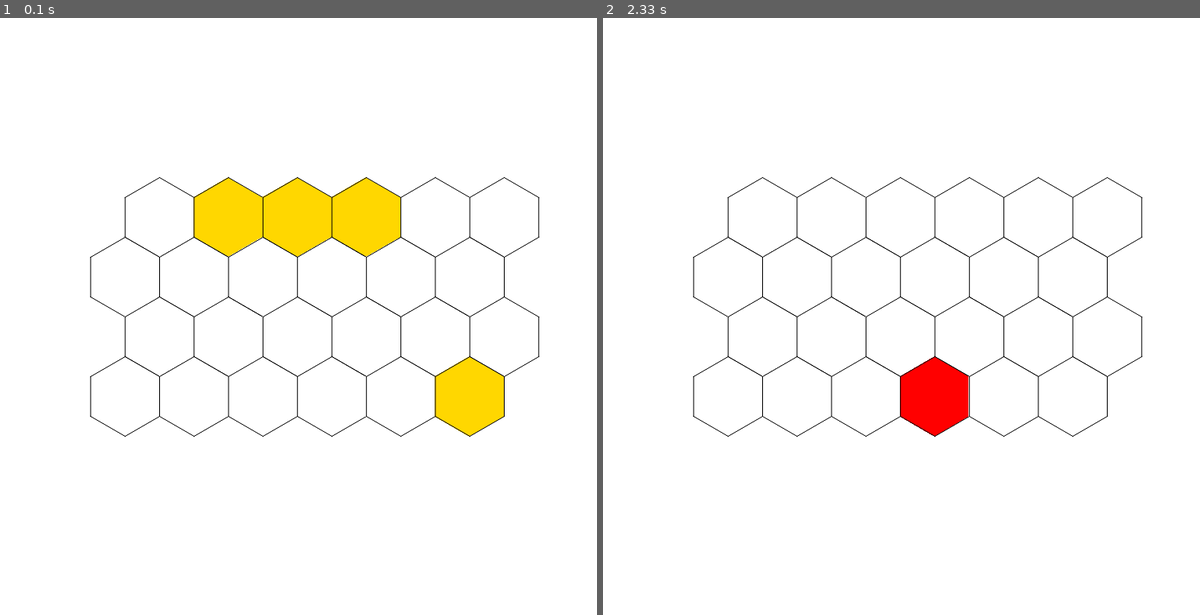
Above: before the commit, frames 1-2 (left to right).
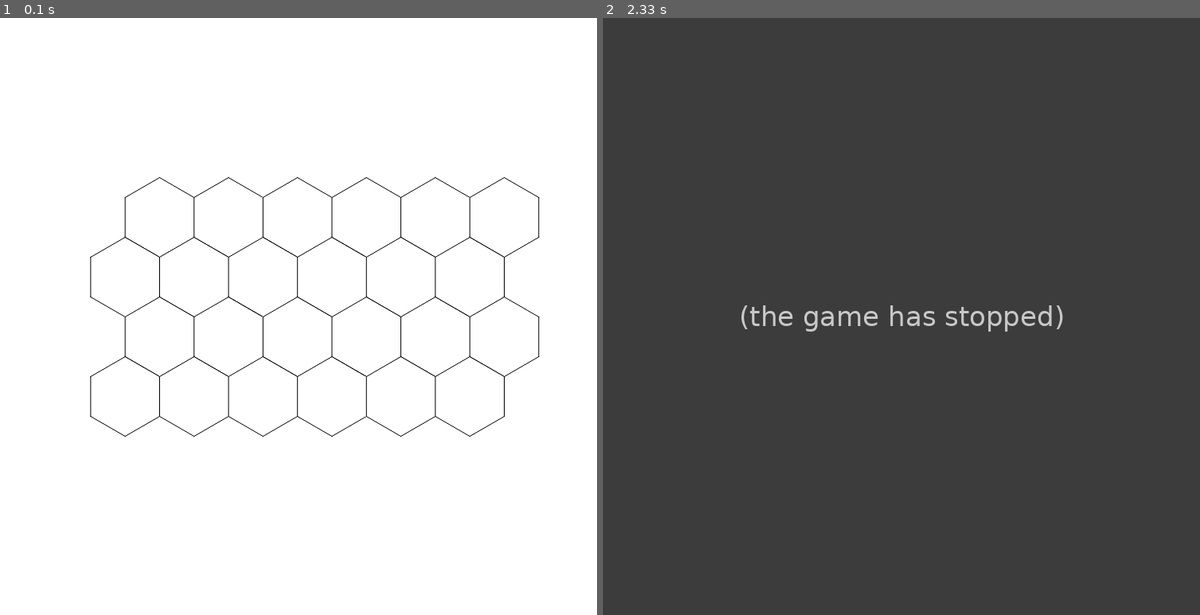
Above: after the commit, the same moments.

Repository: masoudrahimi39/visual-working-memory-game
Game: pygame game, started from main.py
Two runs of this game, one before a commit and one after it. Both use one fixed random seed, a clock stepped at 60 frames per second and the inputs below.
Inputs (mouse positions are in pixels of both pictures, inside the frame that each line leads up to):
- Up to frame 1 (0.1 s): no input
- Up to frame 2 (2.33 s): click (907, 382) at 1.88 s

The runs differ from the first frame. In frame 1, 4.6% of the frame differs, in the area x 32-85%, y 26-71%; in frame 2, 100%, in the area x 0-100%, y 0-100%.
Error after the commit: AttributeError: 'HexagonTile' object has no attribute 'answer_seq' (hexagon.py line 59); the game stopped at 2 s (later frames are placeholders)

Commit message:
adding task module

Diff:
--- a/hexagon.py
+++ b/hexagon.py
@@ -7,10 +7,11 @@
 
 import math
 from dataclasses import dataclass, field
+from tokenize import String
 from typing import List
 from typing import Tuple
 from xmlrpc.client import Boolean
-
+import datetime
 import pygame
 
 
@@ -25,13 +26,9 @@
     is_answered_true: Boolean = None
     answer_colour: Tuple[int, int, int] = (255, 255, 255)       # answer color of white
 
-
     def __post_init__(self):
         self.colour = (255, 255, 255) if self.is_target_cell == False else (255,215,0)
         self.vertices = self.compute_vertices()
-        # self.is_clicked_as_answer = self.click_answer()[0]
-        # self.is_answered_true = self.click_answer()[1]
-        # self.asnwer_colour = self.click_answer()[2]
 
 
     def compute_vertices(self) -> List[Tuple[float, float]]:
@@ -55,9 +52,11 @@
         if math.dist(point, self.centre) < self.minimal_radius :
             self.is_clicked_as_answer = True
             if self.is_target_cell == True:       # if this cell is s target cell
+                self.answer_seq.append('T')
                 self.is_answered_true = True
                 self.answer_colour = (0, 255, 0)     # green colour
             else:
+                self.answer_seq.append('F')
                 self.is_answered_true = False
                 self.answer_colour = (255, 0, 0)     # red colour
             return True
@@ -92,64 +91,3 @@
     @property
     def highlight_colour(self) -> Tuple[int, ...]:
         return tuple(x for x in self.colour)
-
-
-
-@dataclass
-class Task:
-    """Task class"""
-    indices_to_1: Tuple[int, ...]
-    num_x: int = 6
-    num_y: int = 4
-    answer_indices: Tuple[int, ...] = None
-
-
-    def __post_init__(self):
-        self.task_hexagons = self.init_hexagons()
-        # self.answer_hexagons =
-        # self.colour = (255, 255, 255) if self.is_target_cell == False else (255,215,0)
-        # self.vertices = self.compute_vertices()
-
-
-    def init_hexagons(self) -> List[HexagonTile]:
-        """Creates a hexaogonal tile map of size num_x * num_y"""
-
-        # determine if first cell is yellow or white
-        temp = True if 0 in self.indices_to_1 else False
-        leftmost_hexagon = HexagonTile(is_target_cell=temp, position=(200, 200))  # TODO: change the position
-        hexagons = [leftmost_hexagon]
-        hex_counter = 0
-        gap = 0
-
-        # iterate over rows
-        for x in range(self.num_y):  # x is the row number
-            if x:
-                # alternate between bottom left and bottom right vertices of hexagon above
-                index = 2 if x % 2 == 1 else 4
-                position = leftmost_hexagon.vertices[index]
-                position = (position[0], position[1]+gap)
-
-                # determine if current cell is target or not (yellow or white)
-                is_target_cell = True if hex_counter in self.indices_to_1 else False
-                leftmost_hexagon = HexagonTile(is_target_cell=is_target_cell, position=position)
-                hexagons.append(leftmost_hexagon)
-                hex_counter +=1
-            else:
-                hex_counter +=1
-
-            # place hexagons to the left of leftmost hexagon, with equal y-values.
-            hexagon = leftmost_hexagon
-
-            # iterate over columns
-            for i in range(1, self.num_x):   # i is the column number
-                x, y = hexagon.position  # type: ignore
-                position = (x + hexagon.minimal_radius * 2, y)
-                position = (position[0]+2*gap, position[1])
-
-                # determine if current cell is target or not (yellow or white)
-                is_target_cell = True if hex_counter in self.indices_to_1 else False
-                hexagon = HexagonTile(is_target_cell=False, position=position)
-                hexagons.append(hexagon)
-                hex_counter +=1
-
-        return hexagons
--- a/main.py
+++ b/main.py
@@ -9,7 +9,7 @@
 import time
 import datetime
 import pygame
-from hexagon import Task
+from task import Task
 from hexagon import HexagonTile
 
 from dataclasses import dataclass
@@ -82,17 +82,17 @@
 
 
 def main():
-    """Main function"""
+    # creat an instance of task
+    task_obj = Task(indices_to_1=[1, 2, 3, 23], num_x=6, num_y=4)
+
     # show the task to the player for show_time seconds
     pygame.init()
-    indices_to_1 = [1, 2, 3, 23]
-    hexagons = init_hexagons(indices_to_1)
     screen = pygame.display.set_mode((750, 750))
     # screen = pygame.display.set_mode((0, 0), pygame.FULLSCREEN)
     show_time = 2
     endTime = datetime.datetime.now() + datetime.timedelta(seconds=show_time)
     while True:
-        render_task(screen, hexagons)
+        render_task(screen, task_obj.hexagons)
         if datetime.datetime.now() >= endTime:
             break
     pygame.display.quit()
@@ -102,8 +102,9 @@
     pygame.init()
     screen = pygame.display.set_mode((750, 750))
     clock = pygame.time.Clock()
-    terminated = False      # if answer is terminated or not
+    terminated = False              # if answer is terminated or not
     clicked_hexagon_id = set()
+    # click_counter
     while not terminated:
         for event in pygame.event.get():
             if event.type == pygame.QUIT:
@@ -118,13 +119,19 @@
                 # get position of the mouse clicke (x, y)
                 pos = pygame.mouse.get_pos()
                 # find the hexagon which the user clicked on
-                for hexagon in hexagons:
+                for hexagon in task_obj.hexagons:
+
                     if hexagon.collide_with_point(pos):
+
                         clicked_sprites = [hexagon]
+                        print(clicked_sprites)
                         break
                 if clicked_sprites:
                     clicked_hexagon_id.add(id(clicked_sprites[0]))
                     if len(clicked_hexagon_id) == len(indices_to_1):
+                        # add answer sequence to the clicked_sprites
+                        for hexagon in clicked_sprites:
+                            hexagon.asn
                         terminated = True
 
 
--- /dev/null
+++ b/task.py
@@ -0,0 +1,72 @@
+from __future__ import annotations
+from typing import List
+from typing import Tuple
+from hexagon import HexagonTile
+
+class Task:
+    def __init__(self, indices_to_1: Tuple[int, ...], num_x=6, num_y=4):
+
+        self.indices_to_1 = indices_to_1
+        self.num_x = num_x
+        self.num_y = num_y
+        # call instance method
+        self.hexagons = self.creat_task()
+
+        # based on user answer
+        # self.datetime = datetime.datetime.now().__str__()
+        self.user_id = None                               # unique id
+        # self.num_task_played = None
+        self.response_time_seq = None
+        self.indices_answer = [None]*len(indices_to_1)
+        self.answer_sequenc = None                        # string like: TTTTFF
+        self.num_true = None
+        self.num_false = None
+        self.is_wined = None                              # boolean, True: all correct ans, Fasle: at least one incorrect
+
+
+
+    def creat_task(self) -> List[HexagonTile]:
+        """Creates a hexaogonal tile map of size num_x * num_y"""
+
+        # determine if first cell is yellow or white
+        temp = True if 0 in self.indices_to_1 else False
+        leftmost_hexagon = HexagonTile(is_target_cell=temp, position=(200, 200))  # TODO: change the position
+        hexagons = [leftmost_hexagon]
+        hex_counter = 0
+        gap = 0
+
+        # iterate over rows
+        for x in range(self.num_y):  # x is the row number
+            if x:
+                # alternate between bottom left and bottom right vertices of hexagon above
+                index = 2 if x % 2 == 1 else 4
+                position = leftmost_hexagon.vertices[index]
+                position = (position[0], position[1]+gap)
+
+                # determine if current cell is target or not (yellow or white)
+                is_target_cell = True if hex_counter in self.indices_to_1 else False
+                leftmost_hexagon = HexagonTile(is_target_cell=is_target_cell, position=position)
+                hexagons.append(leftmost_hexagon)
+                hex_counter +=1
+            else:
+                hex_counter +=1
+
+            # place hexagons to the left of leftmost hexagon, with equal y-values.
+            hexagon = leftmost_hexagon
+
+            # iterate over columns
+            for i in range(1, self.num_x):   # i is the column number
+                x, y = hexagon.position  # type: ignore
+                position = (x + hexagon.minimal_radius * 2, y)
+                position = (position[0]+2*gap, position[1])
+
+                # determine if current cell is target or not (yellow or white)
+                is_target_cell = True if hex_counter in self.indices_to_1 else False
+                hexagon = HexagonTile(is_target_cell=False, position=position)
+                hexagons.append(hexagon)
+                hex_counter +=1
+
+        return hexagons
+
+
+    # def answer_task(self):
